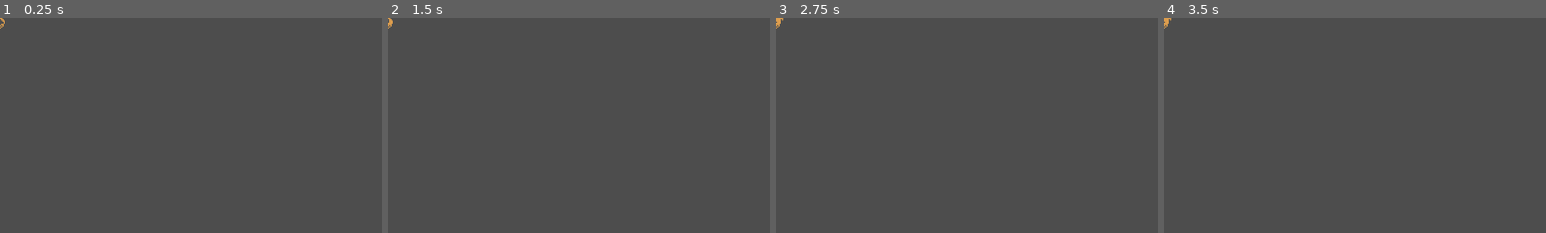
Above: before the commit, frames 1-4 (left to right).
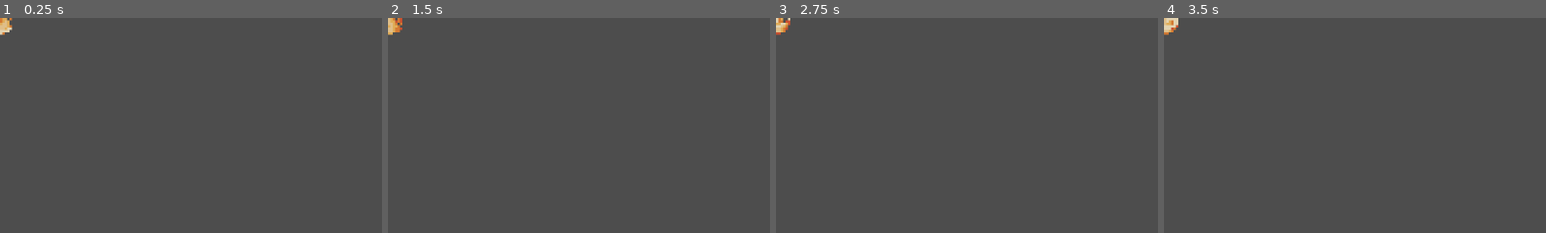
Above: after the commit, the same moments.

Repository: joppe2001/Vaelthorn
Game: Godot game, scene res://scenes/battle/burn_ambient.tscn
Same seed, same stepped clock (60 frames per second), same inputs: the game is played once before the commit and once after it. This scene is started directly instead of the project's main scene.
Inputs (mouse positions are % of the whole screen's width and height, from its top left):
- Up to frame 1 (0.25 s): no input
- Up to frame 2 (1.5 s): tap Enter at 0.5 s; move the mouse to (72, 45) at 0.52 s; click (72, 45) at 0.67 s; tap Space at 1.25 s; drag from (30, 55) to (45, 70) at 1.27 s
- Up to frame 3 (2.75 s): tap Enter at 2 s; move the mouse to (60, 28) at 2.02 s; click (60, 28) at 2.17 s
- Up to frame 4 (3.5 s): tap Space at 2.75 s; drag from (45, 70) to (20, 35) at 2.77 s
The pictures show only the part of the screen within x 0-50%, y 0-50%; the shares and areas given below are measured in that part.

The runs differ from the first frame. In frame 1, 0.2% of the frame differs, in the area x 0-4%, y 0-8%; in frame 2, 0.2%; in frame 3, 0.2%; in frame 4, 0.2%.

Commit message:
fix: burn ambient uses Pimen's dedicated "Protective fire" loop
The previous burn ambient stitched together frames 1-3 of the burst
sheet (fire_burst.png) and looped them — but the burst is shaped like
a single impact, so the loop reads as a stuttering pop, not a steady
fire.

Pimen ships a proper looping flame in the same pack:
  Fire Spell Effect 03 / Protective fire / Protective fire.png
  64x16 = 4 frames of 16x16, designed as a flame ember puff that
  emerges, lifts, and fades — perfect to loop as a "this unit is
  on fire" ambient.

Saved as assets/sprites/vfx/elements/burn_loop.png. burn_ambient.tscn
now points at the 4-frame strip with 110ms per frame and 4x scale
(16x16 -> 64x64 on screen). Modulate warmed slightly to keep the
oranges from washing out against bright battle backgrounds.

Diff:
--- a/scenes/battle/burn_ambient.tscn
+++ b/scenes/battle/burn_ambient.tscn
@@ -1,23 +1,27 @@
-[gd_scene load_steps=7 format=3]
+[gd_scene load_steps=8 format=3]
 
 [ext_resource type="Script" path="res://scenes/battle/burn_ambient.gd" id="0_script"]
-[ext_resource type="Texture2D" path="res://assets/sprites/vfx/elements/fire_burst.png" id="1_tex"]
+[ext_resource type="Texture2D" path="res://assets/sprites/vfx/elements/burn_loop.png" id="1_tex"]
 
 [sub_resource type="AtlasTexture" id="AT_burn_0"]
 atlas = ExtResource("1_tex")
-region = Rect2(32, 0, 32, 32)
+region = Rect2(0, 0, 16, 16)
 
 [sub_resource type="AtlasTexture" id="AT_burn_1"]
 atlas = ExtResource("1_tex")
-region = Rect2(64, 0, 32, 32)
+region = Rect2(16, 0, 16, 16)
 
 [sub_resource type="AtlasTexture" id="AT_burn_2"]
 atlas = ExtResource("1_tex")
-region = Rect2(96, 0, 32, 32)
+region = Rect2(32, 0, 16, 16)
+
+[sub_resource type="AtlasTexture" id="AT_burn_3"]
+atlas = ExtResource("1_tex")
+region = Rect2(48, 0, 16, 16)
 
 [sub_resource type="SpriteFrames" id="SpriteFrames_burn"]
 animations = [{
-"frames": [{"duration": 0.12, "texture": SubResource("AT_burn_0")}, {"duration": 0.12, "texture": SubResource("AT_burn_1")}, {"duration": 0.10, "texture": SubResource("AT_burn_2")}],
+"frames": [{"duration": 0.11, "texture": SubResource("AT_burn_0")}, {"duration": 0.11, "texture": SubResource("AT_burn_1")}, {"duration": 0.11, "texture": SubResource("AT_burn_2")}, {"duration": 0.11, "texture": SubResource("AT_burn_3")}],
 "loop": true,
 "name": &"burn",
 "speed": 1.0
@@ -29,5 +33,5 @@
 [node name="Anim" type="AnimatedSprite2D" parent="."]
 sprite_frames = SubResource("SpriteFrames_burn")
 animation = &"burn"
-scale = Vector2(2, 2)
-modulate = Color(1, 0.85, 0.7, 0.92)
+scale = Vector2(4, 4)
+modulate = Color(1, 0.92, 0.78, 0.95)
Binary file added: assets/sprites/vfx/elements/burn_loop.png
